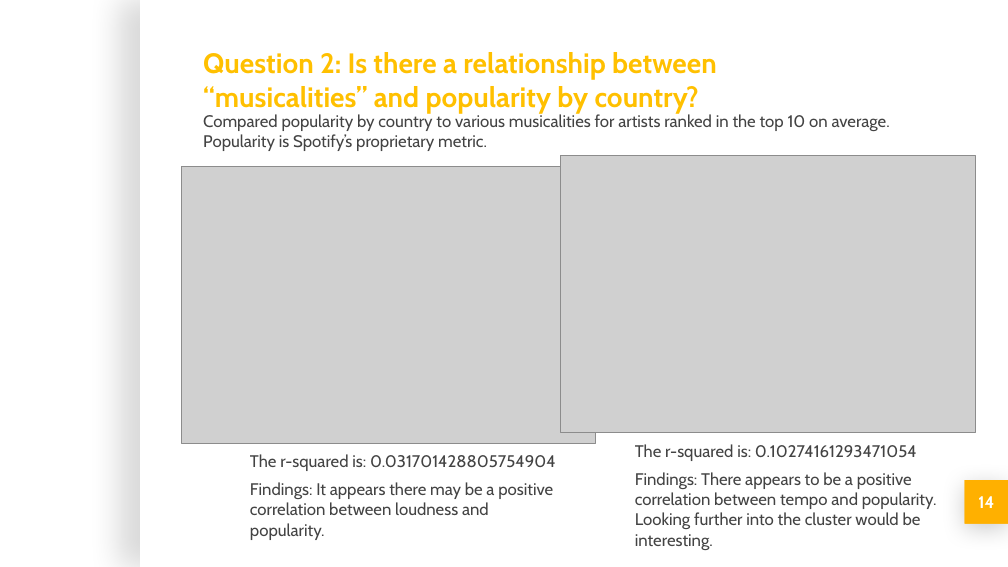
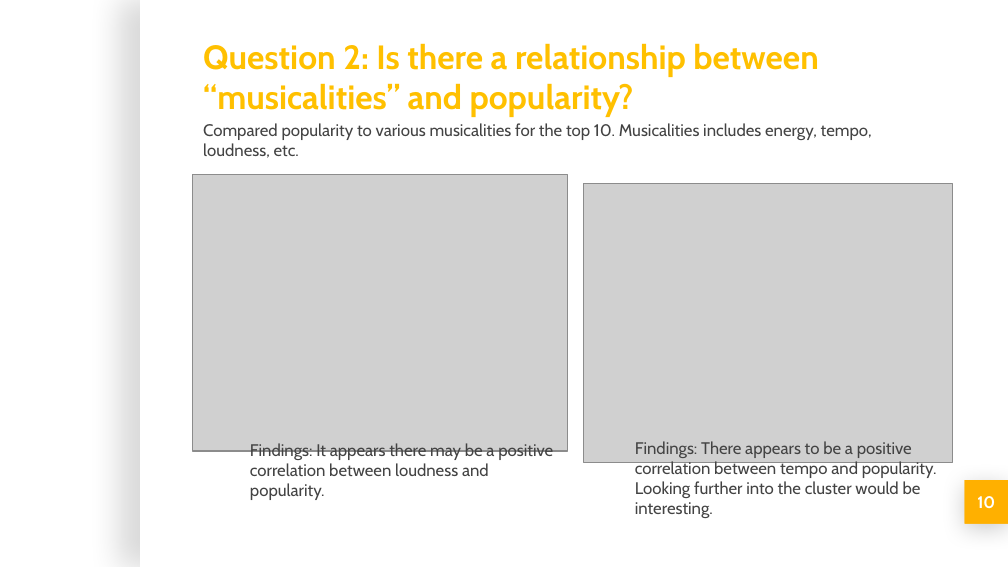
Before and after one commit to michellesimek/project_1, a slide deck: slide 10 of Project 1 PPT.pptx (slide 14 before the commit). Drawn at 1008x567 pixels with LibreOffice and Linux fonts; fonts in the diff are those of the drawing; grey boxes stand for pictures; background and template pictures are left out. Boxes give left, top, right and bottom in pixels: in the first picture for what was removed or moved away, otherwise in the second. Text is boxed around its words. In the diff, an @@ line names an element or a change of style, - is before the commit and + after.

Commit message:
Updated to fix typo.

```diff
--- a/Project 1 PPT.pptx
+++ b/Project 1 PPT.pptx
@@ title at [203, 43, 818, 117]: text changed; size 20 to 24 pt @@
-Question 2: Is there a relationship between “musicalities” and popularity by country?
+Question 2: Is there a relationship between “musicalities” and popularity?
@@ subtitle at [203, 123, 872, 158]: text changed @@
-Compared popularity by country to various musicalities for artists ranked in the top 10 on average. Popularity is Spotify’s proprietary metric.
+Compared popularity to various musicalities for the top 10. Musicalities includes energy, tempo, loudness, etc.
@@ picture: place and size @@
-picture at [181, 166, 596, 443]
+picture at [193, 174, 568, 451]
@@ picture: place and size @@
-picture at [560, 156, 975, 432]
+picture at [584, 183, 953, 463]
@@ text "Findings: It appears there may ...": place and size @@
-text "Findings: It appears there may ..." at [250, 454, 556, 515]
+text "Findings: It appears there may ..." at [250, 443, 553, 500]
@@ text at [635, 444, 917, 461]: paragraph removed @@
-The r-squared is: 0.10274161293471054
@@ text at [250, 454, 556, 471]: paragraph removed @@
-The r-squared is: 0.031701428805754904
@@ page number at [977, 496, 995, 508]: text changed @@
-14
+10
```
Also in this commit, not shown: 9 other slides changed, 8 slides removed.
